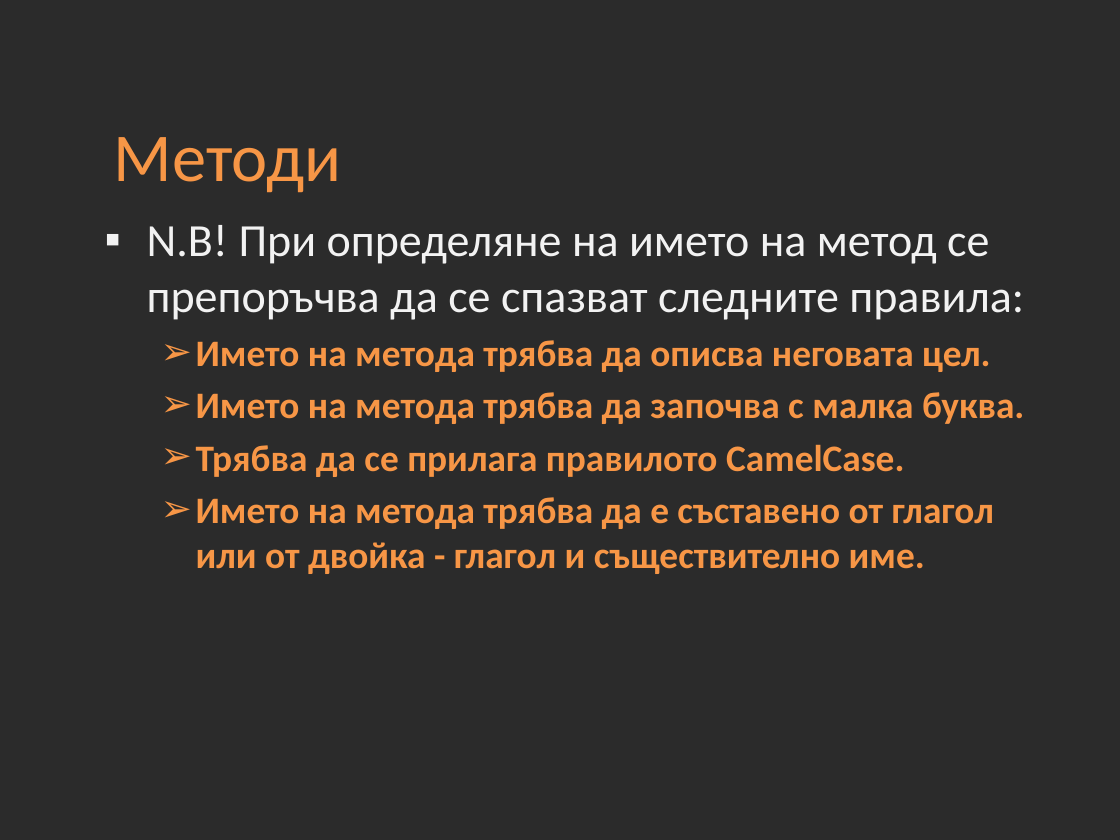
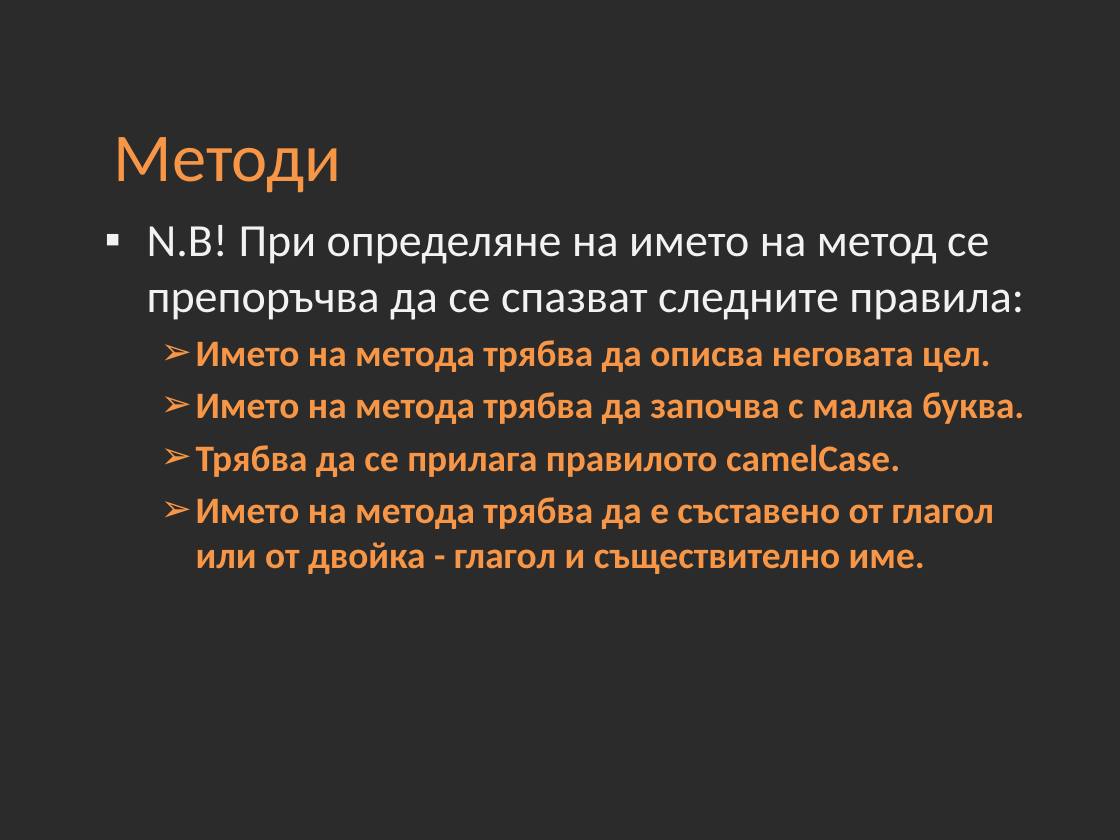
Before and after one commit to Academy-Soft-Intellect/Programming-Introduction-Java-Course, a slide deck: slide 6 of 08-Methods.pptx. Drawn at 1120x840 pixels with LibreOffice and Linux fonts; fonts in the diff are those of the drawing; background and template pictures are left out; a plain dark background stands for a picture behind light text. Boxes give left, top, right and bottom in pixels: in the first picture for what was removed or moved away, otherwise in the second. Text is boxed around its words. In the diff, an @@ line names an element or a change of style, - is before the commit and + after.

Commit message:
Updated Lectures 7, 8 and 9

```diff
--- a/08-Methods.pptx
+++ b/08-Methods.pptx
@@ text at (x1=196, y1=444, x2=900, y2=477): text changed @@
-  ➢ Трябва да се прилага правилото CamelCase.
+  ➢ Трябва да се прилага правилото camelCase.
```
Also in this commit, not shown: 53 other files.
